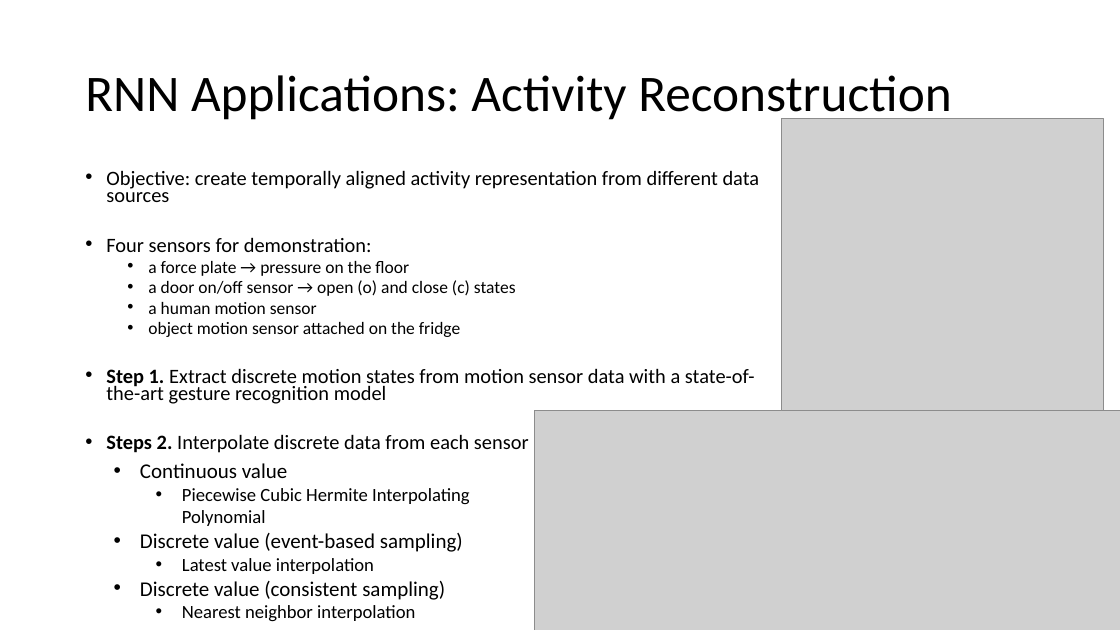
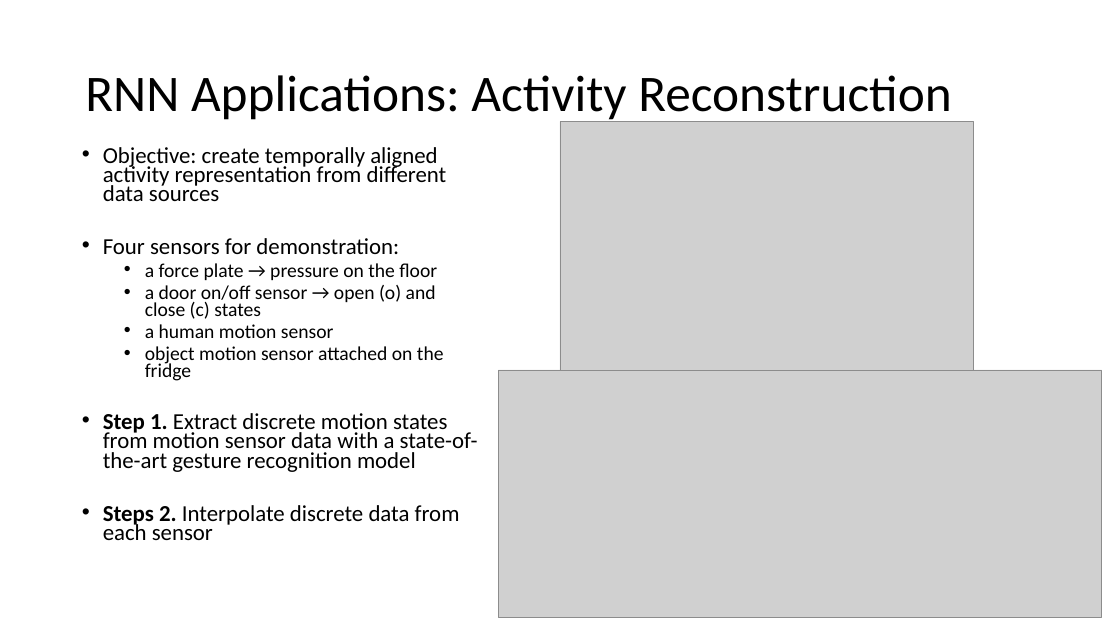
Before and after one commit to ailab-ua/courses, a slide deck: slide 28 of resources/recurrent_neural_networks_april_2019.pptx (slide 29 before the commit). Drawn at 1120x630 pixels with LibreOffice and Linux fonts; fonts in the diff are those of the drawing; grey boxes stand for pictures. Boxes give left, top, right and bottom in pixels: in the first picture for what was removed or moved away, otherwise in the second. Text is boxed around its words. In the diff, an @@ line names an element or a change of style, - is before the commit and + after.

```diff
--- a/resources/recurrent_neural_networks_april_2019.pptx
+++ b/resources/recurrent_neural_networks_april_2019.pptx
@@ text "Objective: create temporally aligned activity ...": place and size @@
-text "Objective: create temporally aligned activity ..." at bbox=[106, 170, 760, 453]
+text "Objective: create temporally aligned activity ..." at bbox=[103, 147, 478, 540]
@@ text "Objective: create temporally aligned activity ..." at bbox=[103, 147, 478, 540]: size 17.5 to 19.6 pt in "Objective: create temporally aligned activity representation ...", "Four sensors for demonstration:", "Step 1. Extract discrete motion states from ...", "Steps 2. Interpolate discrete data from each ..."; size 15 to 16.8 pt in "a force plate → pressure on the ...", "a door on/off sensor → open (o) ...", "a human motion sensor", "object motion sensor attached on the fridge" @@
@@ picture: place and size @@
-picture at bbox=[781, 118, 1104, 410]
+picture at bbox=[560, 122, 975, 371]
@@ picture: place and size @@
-picture at bbox=[535, 411, 1120, 630]
+picture at bbox=[498, 370, 1102, 618]
@@ text removed at bbox=[140, 463, 470, 622] @@
-• Continuous value
-  • Piecewise Cubic Hermite Interpolating Polynomial
-• Discrete value (event-based sampling)
-  • Latest value interpolation
-• Discrete value (consistent sampling)
-  • Nearest neighbor interpolation
```
Also in this commit, not shown: 29 other slides changed, 1 slide added, 2 slides removed.
